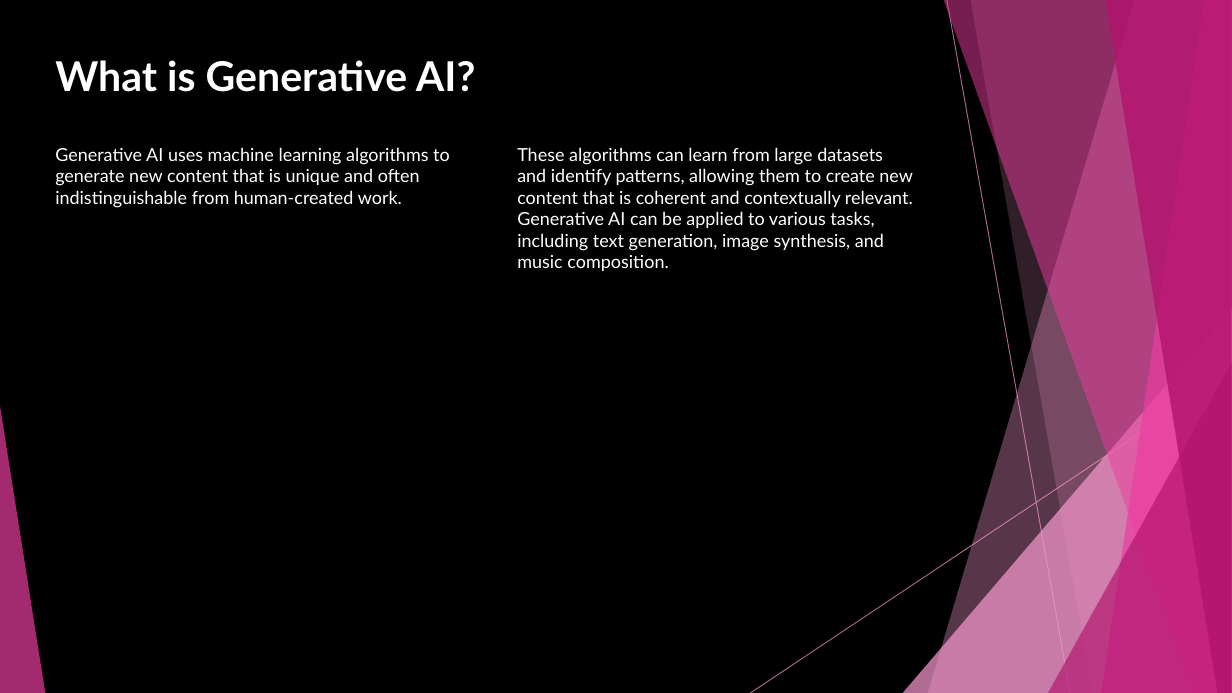
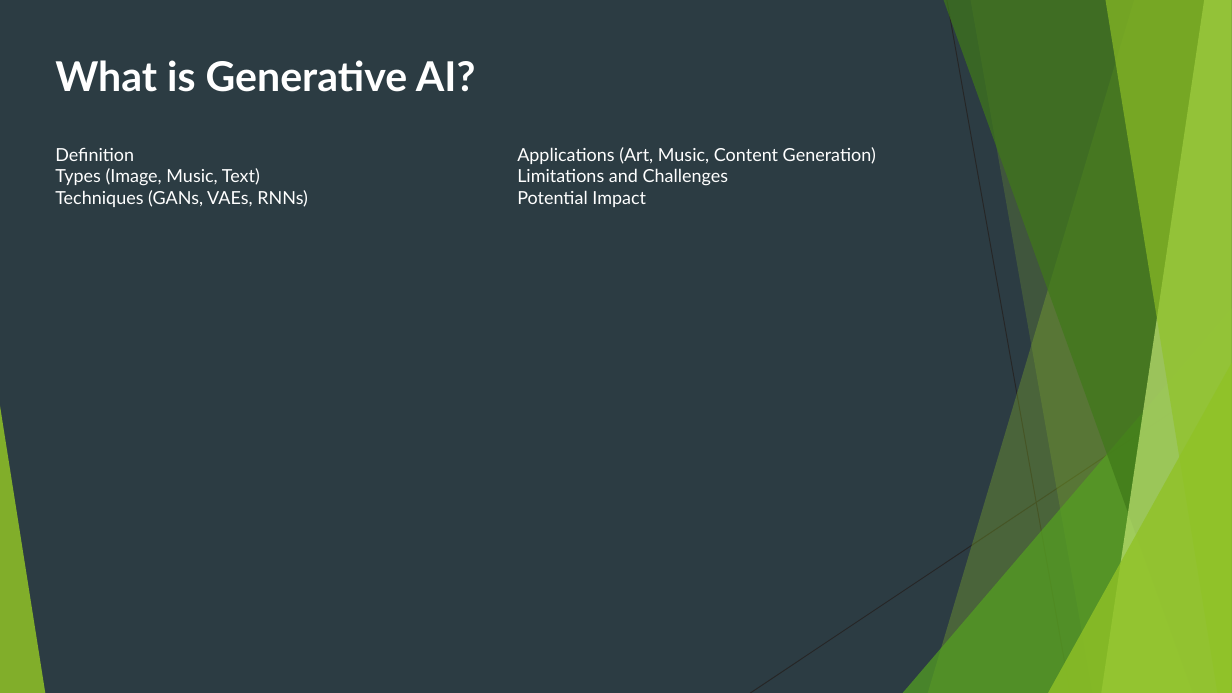
Before and after one commit to ammarmashal/ai-presentation-agent, a slide deck: slide 3 of Persentations/What_is_Generative_AI_.pptx. Drawn at 1232x693 pixels with LibreOffice and Linux fonts; fonts in the diff are those of the drawing. Boxes give left, top, right and bottom in pixels: in the first picture for what was removed or moved away, otherwise in the second. Text is boxed around its words. In the diff, an @@ line names an element or a change of style, - is before the commit and + after.

Commit message:
Update slide functions: dynamic text/image layouts and larger slide size support

```diff
--- a/Persentations/What_is_Generative_AI_.pptx
+++ b/Persentations/What_is_Generative_AI_.pptx
@@ background #000000 to #2C3C43 @@
@@ freeform shape at [928, 0, 1232, 693]: fill #F496CB at 36% opacity to #90C226 at 30% opacity @@
@@ freeform shape at [944, 0, 1232, 693]: fill #EB3D9F at 50% opacity to #3F7819 at 70% opacity @@
@@ line (947, 0) - (1070, 693): stroke #F496CB 0.75 pt to #262626 0.75 pt @@
@@ freeform shape at [970, 0, 1232, 693]: fill #F496CB at 20% opacity to #90C226 at 20% opacity @@
@@ freeform shape at [1102, 0, 1232, 693]: fill #EB3D9F at 70% opacity to #C0E474 at 70% opacity @@
@@ freeform shape at [1105, 0, 1232, 693]: fill #B2136D at 80% opacity to #90C226 at 65% opacity @@
@@ text at [55, 148, 308, 207]: text changed @@
-Generative AI uses machine learning algorithms to generate new content that is unique and often indistinguishable from human-created work.
+Definition
+Types (Image, Music, Text)
+Techniques (GANs, VAEs, RNNs)
@@ text at [517, 147, 876, 207]: text changed @@
-These algorithms can learn from large datasets and identify patterns, allowing them to create new content that is coherent and contextually relevant.
-Generative AI can be applied to various tasks, including text generation, image synthesis, and music composition.
+Applications (Art, Music, Content Generation)
+Limitations and Challenges
+Potential Impact
@@ triangle at [903, 308, 1232, 693]: fill #F496CB at 72% opacity to #54A021 at 72% opacity @@
@@ line (1232, 372) - (750, 693): stroke #F496CB 0.75 pt to #262626 0.75 pt @@
@@ triangle at [1048, 363, 1232, 693]: fill #B2136D at 66% opacity to #90C226 at 80% opacity @@
@@ triangle at [0, 406, 45, 693]: fill #EB3D9F at 70% opacity to #90C226 at 85% opacity @@
```
Also in this commit, not shown: 3 other slides changed, 8 slides added, 4 slides removed, 43 other files.
